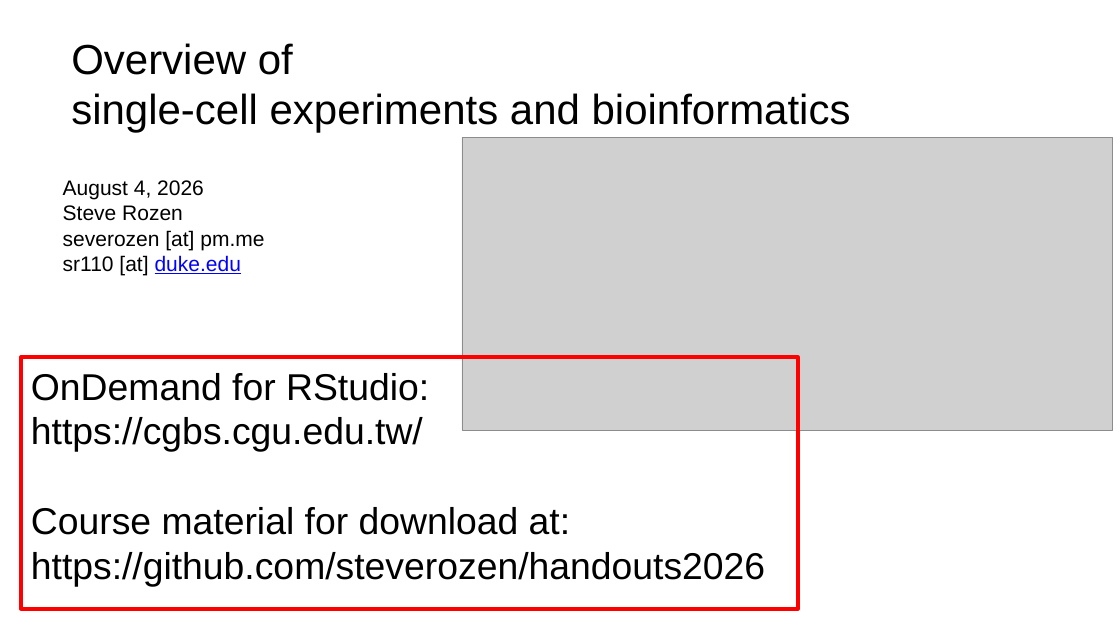
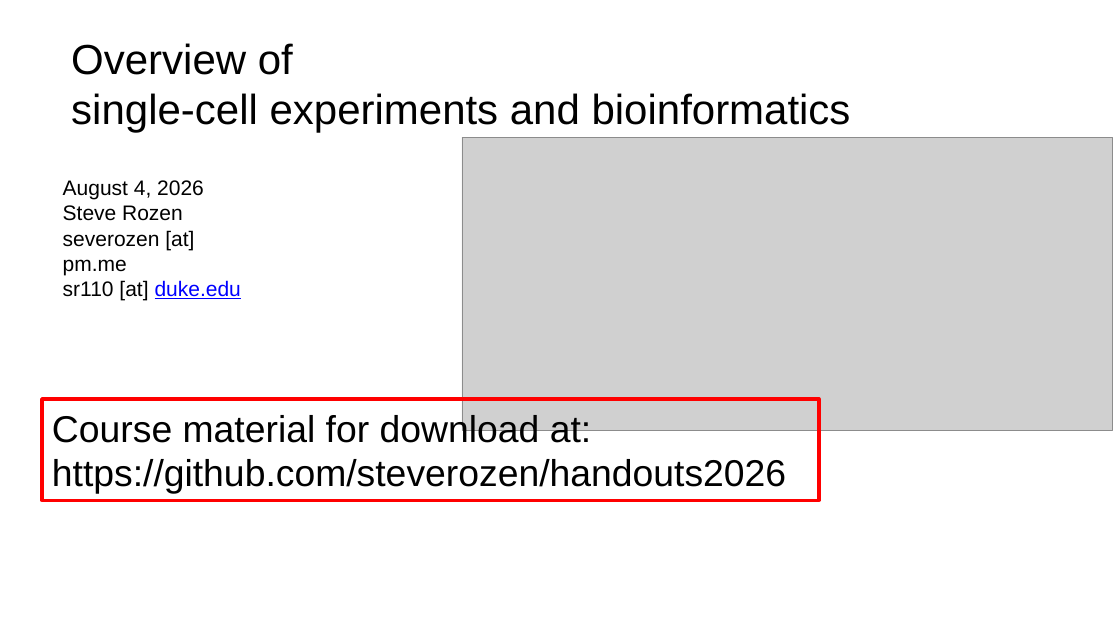
Before and after one commit to steverozen/handouts2026, a slide deck: slide 1 of tues_aug_4_morning/single-cell-bioinformatics-overview.pptx. Drawn at 1120x630 pixels with LibreOffice and Linux fonts; fonts in the diff are those of the drawing; grey boxes stand for pictures. Boxes give left, top, right and bottom in pixels: in the first picture for what was removed or moved away, otherwise in the second. Text is boxed around its words. In the diff, an @@ line names an element or a change of style, - is before the commit and + after.

```diff
--- a/tues_aug_4_morning/single-cell-bioinformatics-overview.pptx
+++ b/tues_aug_4_morning/single-cell-bioinformatics-overview.pptx
@@ text in rectangle at [31,373,429,452]: paragraphs removed @@
-OnDemand for RStudio:
-https://cgbs.cgu.edu.tw/
@@ rectangle "Course material for download at:": place and size @@
-rectangle "Course material for download at:" at [21,357,798,609]
+rectangle "Course material for download at:" at [42,399,819,501]
```
Also in this commit, not shown: 1 other file.
